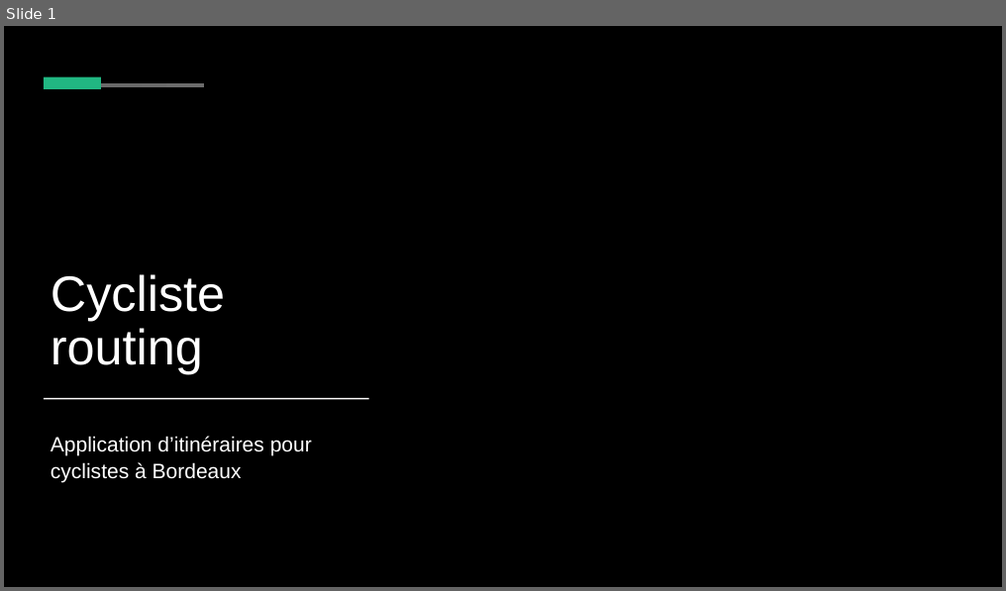
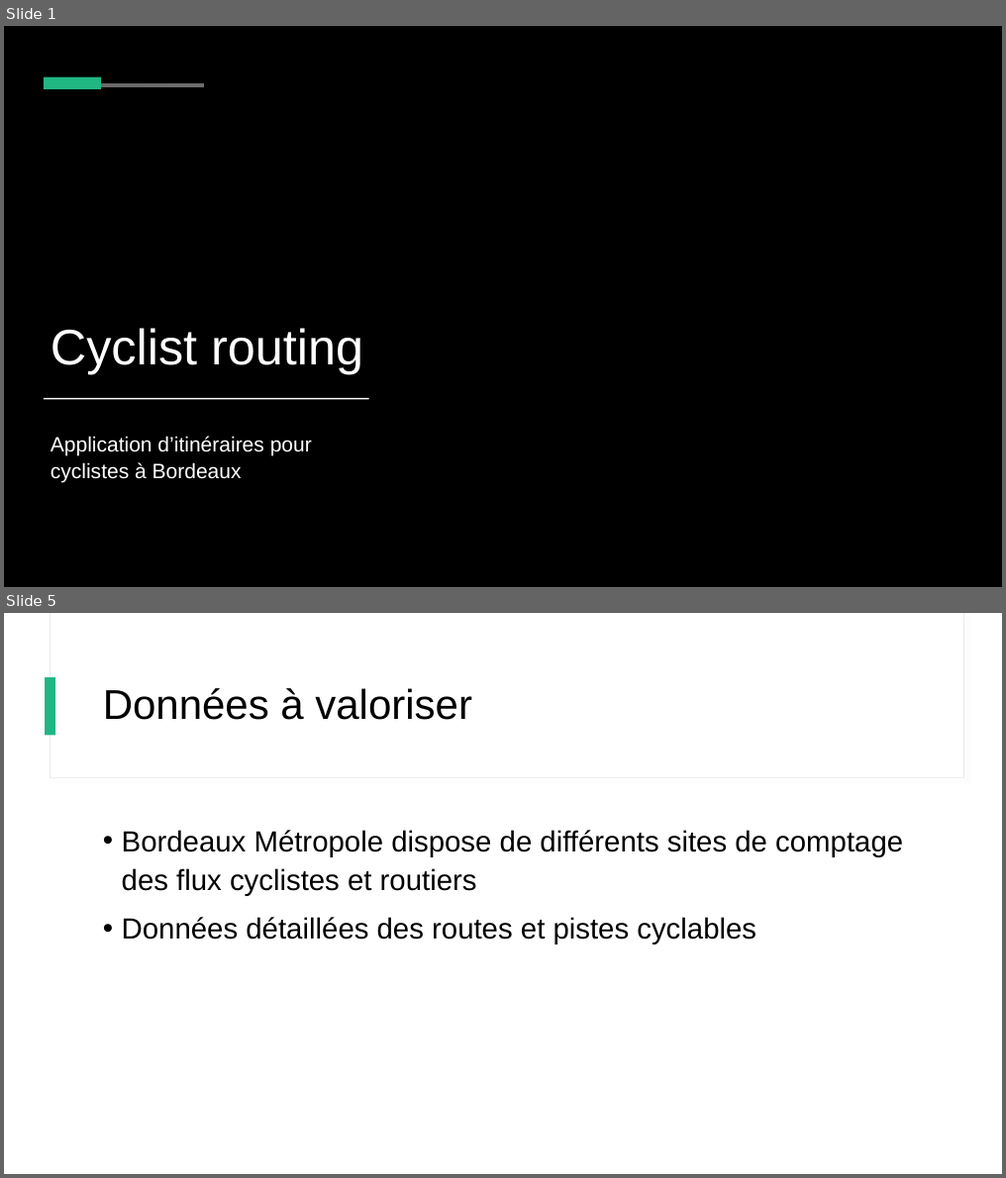
Before and after one commit to leo-grandmorcel/cyclist-bordeaux-routing, a slide deck: shortpres.pptx. Shown one above the other, each under a label of ours: slide 1 before the commit, slides 1 and 5 after it; the slides between them are not shown. The pictures are 1006x591 and 1006x1178 pixels, drawn with LibreOffice and Linux fonts; fonts in the diff are those of the drawing; background and template pictures are left out. Boxes give left, top, right and bottom in pixels: in the first picture for what was removed or moved away, otherwise in the second. Text is boxed around its words. In the diff, an @@ line names an element or a change of style, - is before the commit and + after.

```diff
--- a/shortpres.pptx
+++ b/shortpres.pptx
@@ slide 5 added at <box>4,613,1002,1174</box>, background #FFFFFF @@
@@ rectangle added at <box>50,613,963,778</box>, fill #FFFFFF, outline #E3E9EF 0.75 pt @@
@@ rectangle added at <box>51,613,963,777</box>, fill #FFFFFF @@
@@ rectangle added at <box>46,677,55,735</box>, fill #21B782 @@
@@ title added at <box>103,688,472,720</box>, 40 pt, text #000000 @@
+Données à valoriser
@@ text added at <box>122,830,903,945</box>, 28 pt, text #000000 @@
+• Bordeaux Métropole dispose de différents sites de comptage des flux cyclistes et routiers
+• Données détaillées des routes et pistes cyclables
@@ slide 1 changed as well @@
@@ title at <box>51,328,363,374</box>: text changed @@
-Cycliste routing
+Cyclist routing
```
Also in this commit, not shown: 2 other slides changed, 5 other slides added, 2 slides removed, 1 other file.
